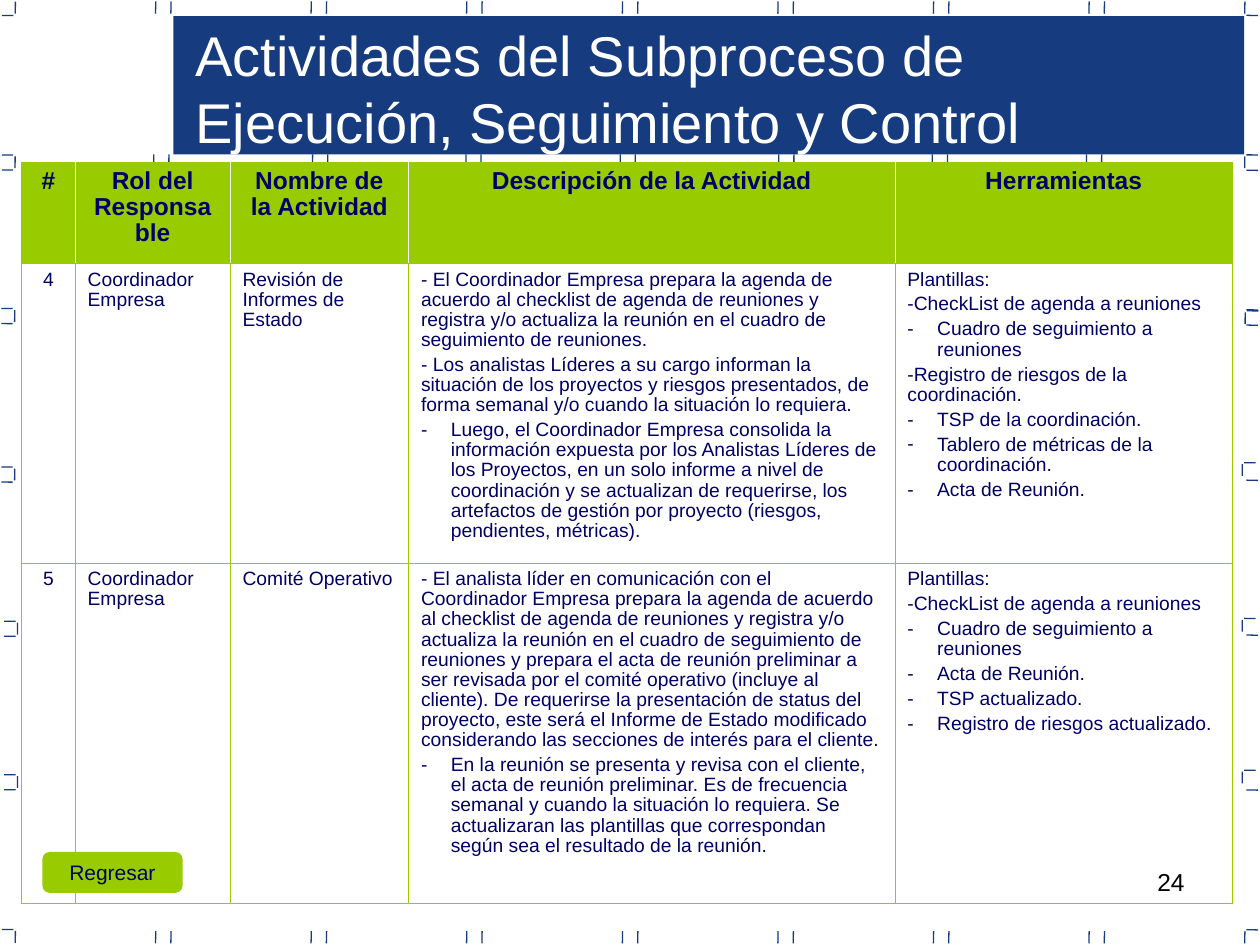
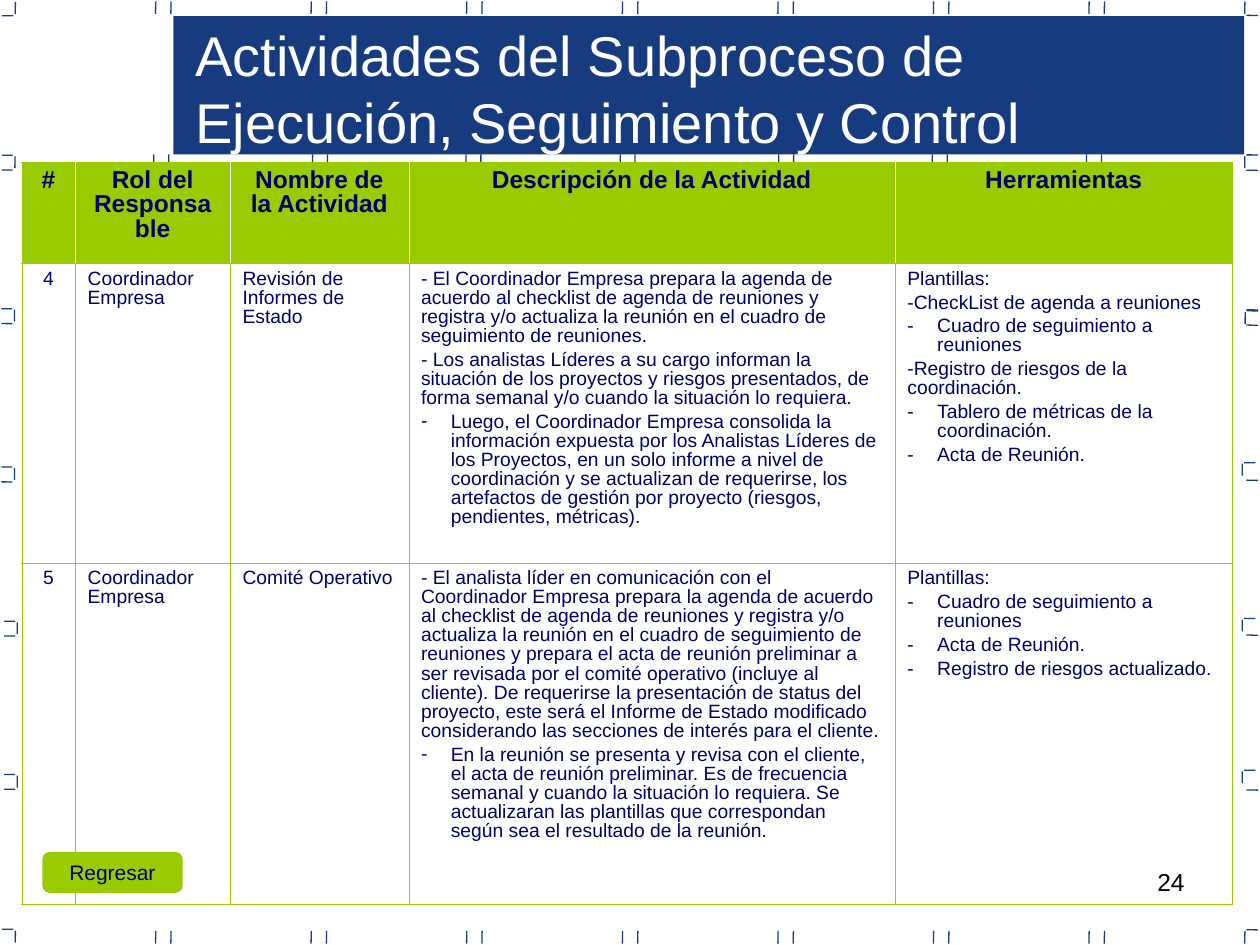
Before and after one commit to jcbv/WilsonStore, a slide deck: slide 24 of Documentacion/Area PP_PMC/Proceso de gestion de proyectos PP-PMC.ppt. Drawn at 1260x945 pixels with LibreOffice and Linux fonts; fonts in the diff are those of the drawing. Boxes give left, top, right and bottom in pixels: in the first picture for what was removed or moved away, otherwise in the second. Text is boxed around its words. In the diff, an @@ line names an element or a change of style, - is before the commit and + after.

```diff
--- a/Documentacion/Area PP_PMC/Proceso de gestion de proyectos PP-PMC.ppt
+++ b/Documentacion/Area PP_PMC/Proceso de gestion de proyectos PP-PMC.ppt
@@ table at box(21, 163, 1234, 903) @@
-row 2, column 5: Plantillas: / -CheckList de agenda a reuniones / Cuadro de seguimiento a reuniones / -Registro de riesgos de la coordinación. / TSP de la coordinación. / Tablero de métricas de la coordinación. / Acta de Reunión.
+row 2, column 5: Plantillas: / -CheckList de agenda a reuniones / Cuadro de seguimiento a reuniones / -Registro de riesgos de la coordinación. / Tablero de métricas de la coordinación. / Acta de Reunión.
-row 3, column 5: Plantillas: / -CheckList de agenda a reuniones / Cuadro de seguimiento a reuniones / Acta de Reunión. / TSP actualizado. / Registro de riesgos actualizado.
+row 3, column 5: Plantillas: / Cuadro de seguimiento a reuniones / Acta de Reunión. / Registro de riesgos actualizado.
@@ line spacing 0.94 to 0.89 @@
@@ borders changed @@
```
Also in this commit, not shown: 31 other slides changed.
